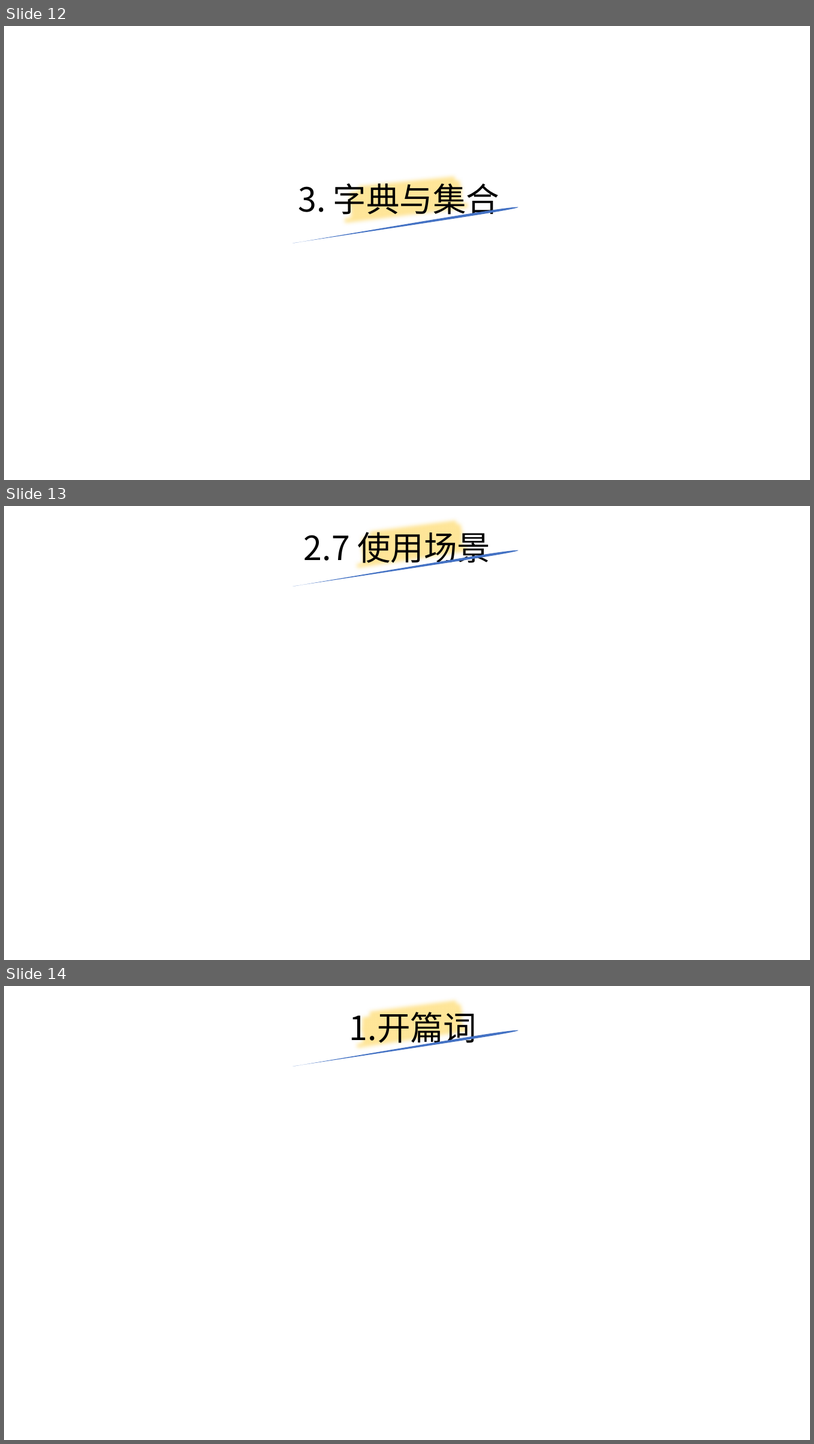
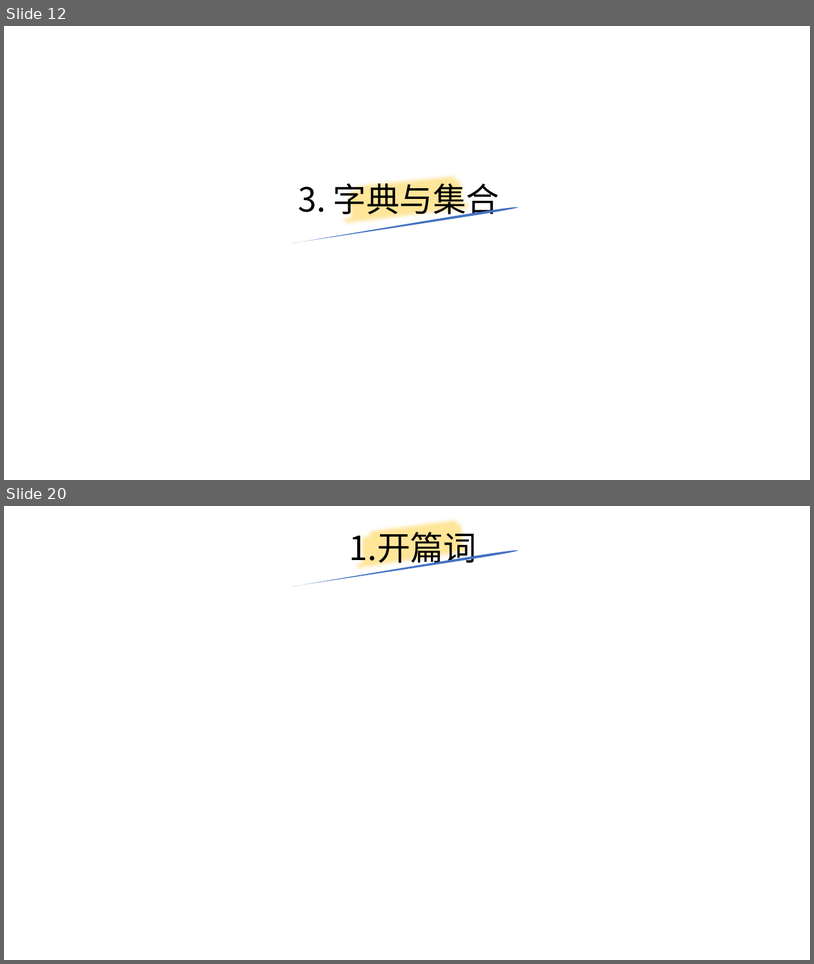
Before and after one commit to yiwenliu/CorePython, a slide deck: PPT/CorePython.pptx. Shown one above the other, each under a label of ours: slides 12, 13 and 14 before the commit, slides 12 and 20 after it; the slides between them are not shown. The pictures are 814x1444 and 814x964 pixels, drawn with LibreOffice and Linux fonts; fonts in the diff are those of the drawing. Boxes give left, top, right and bottom in pixels: in the first picture for what was removed or moved away, otherwise in the second. Text is boxed around its words. In the diff, an @@ line names an element or a change of style, - is before the commit and + after.

```diff
--- a/PPT/CorePython.pptx
+++ b/PPT/CorePython.pptx
@@ slide 13 removed at <box>4,506,810,960</box>, background #FFFFFF @@
@@ freeform shape removed at <box>353,506,476,586</box> @@
@@ title removed at <box>304,526,491,568</box> @@
-2.7 使用场景
@@ freeform shape removed at <box>292,549,519,586</box> @@
@@ what was slide 14 is now slide 20 @@
```
Also in this commit, not shown: 9 slides added, 8 other files.
